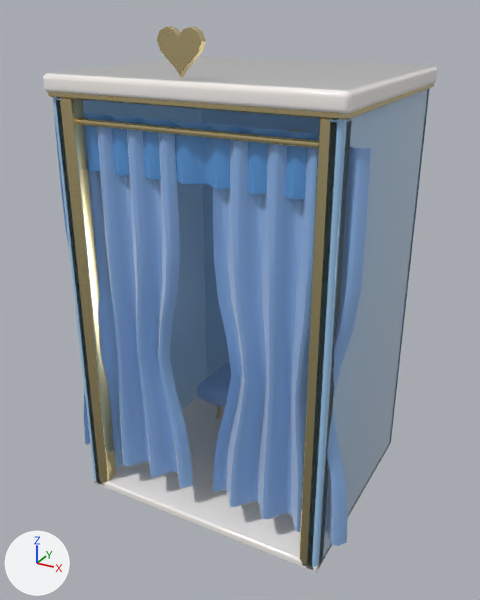
One commit to the glTF model public/assets/interiors/boutique/fitting_room_curtain.glb: the scene before it, then after it.
The view is the same before and after, from a 50 mm lens placed at (1.77, -3.36, 2.9), pointed at (-0.03, -0.09, 1.27). Every picture has the same lights, and +X, +Y and +Z are marked at lower left. The older version comes first.

In view in the first picture: 'fitting_room_curtain'.
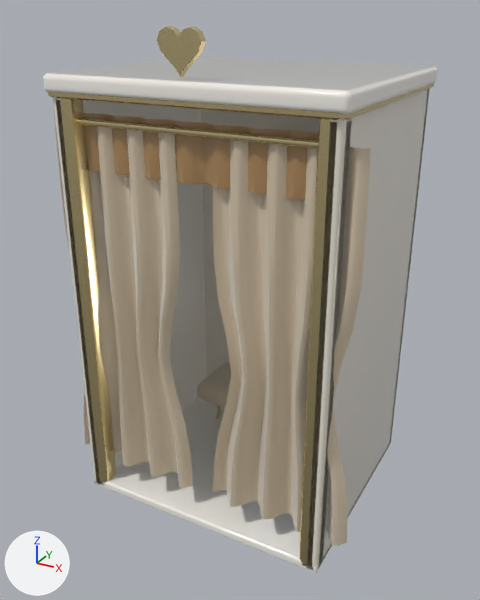
Changed parts and their boxes [x1, y1, x2, y2] in the pictures (480 x 600 px):
```json
{"object": "fitting_room_curtain", "change": "recoloured", "before": [51, 87, 431, 571], "after": [51, 87, 431, 571]}
```

Scene script edits in JSON lines:
```json
{"op": "set", "path": "mat_base_007.base_color", "old": "(0.347, 0.597, 0.896)", "new": "(0.863, 0.807, 0.701)", "note": "blue #9fcbf3 -> white #efe8da"}
{"op": "set", "path": "mat_fabric_007.base_color", "old": "(0.275, 0.479, 0.839)", "new": "(0.687, 0.578, 0.423)", "note": "blue #8fb8ec -> beige #d8c8ae"}
{"op": "set", "path": "mat_accent2_007.base_color", "old": "(0.102, 0.337, 0.745)", "new": "(0.434, 0.254, 0.102)", "note": "blue #5a9de0 -> brown #b08a5a"}
```
